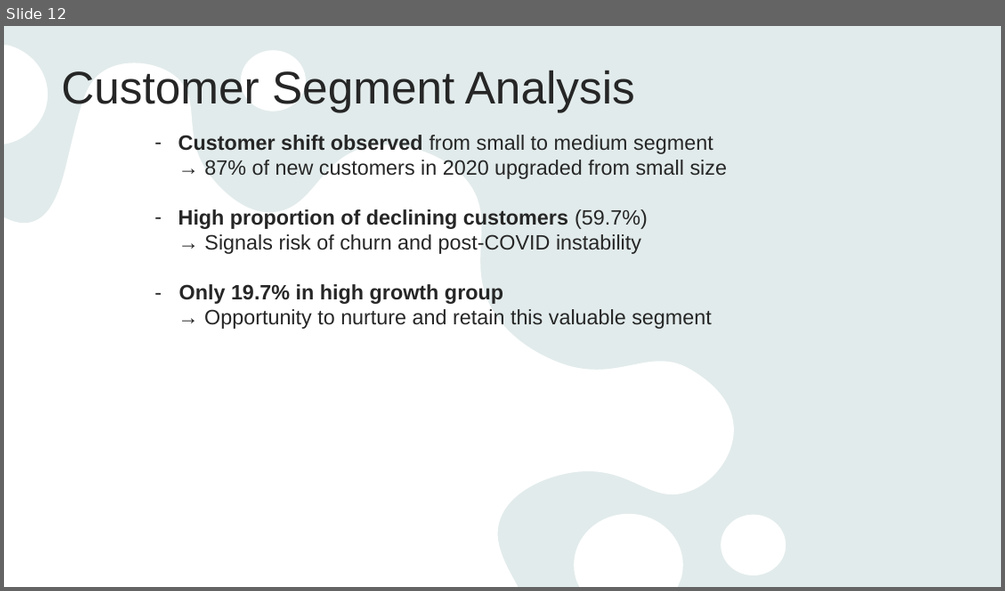
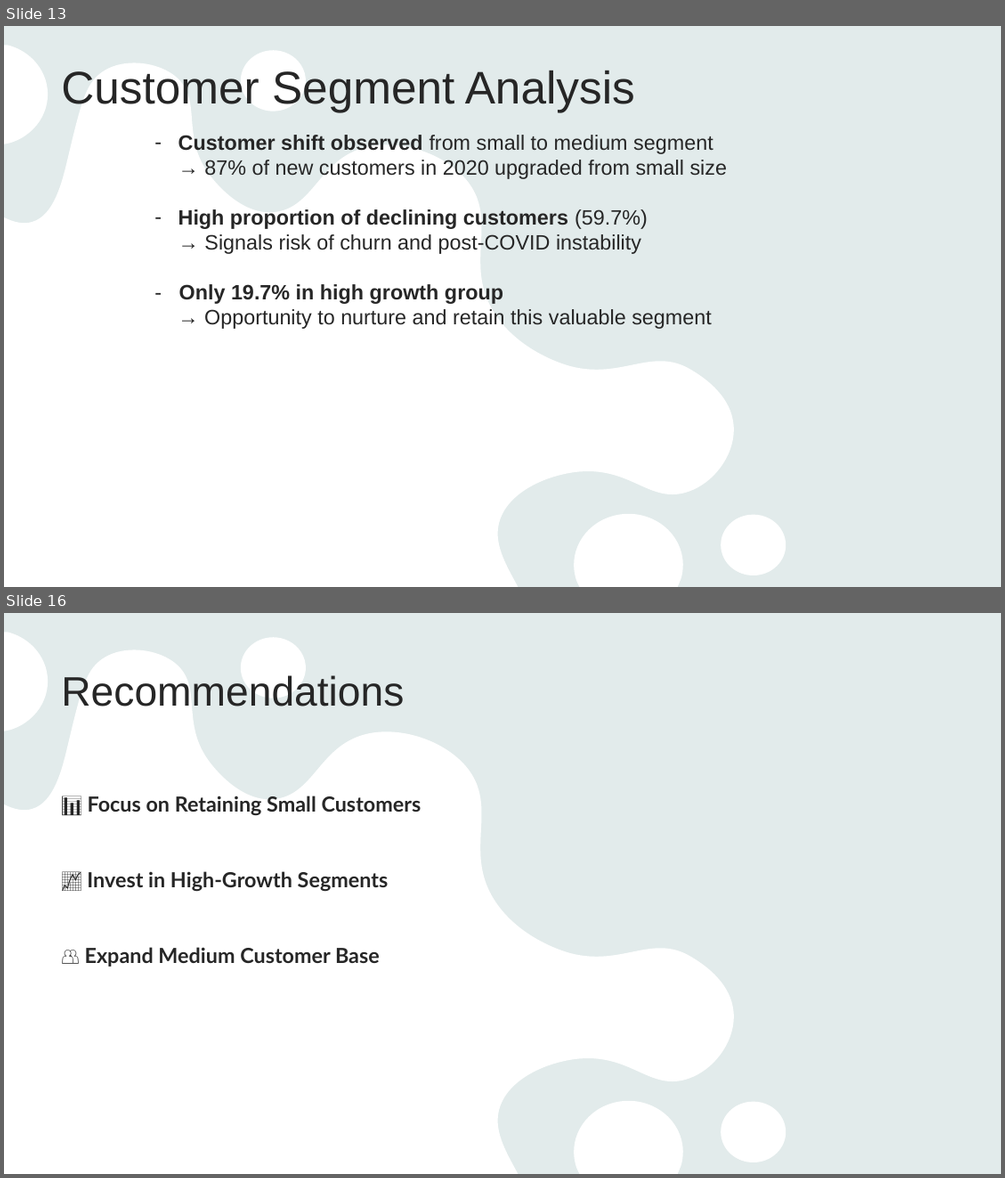
Before and after one commit to anhquanbui/finalprojectg7, a slide deck: Project.pptx. Shown one above the other, each under a label of ours: slide 12 before the commit, slides 13 and 16 after it; the slides between them are not shown. The pictures are 1005x591 and 1005x1178 pixels, drawn with LibreOffice and Linux fonts; fonts in the diff are those of the drawing. Boxes give left, top, right and bottom in pixels: in the first picture for what was removed or moved away, otherwise in the second. Text is boxed around its words. In the diff, an @@ line names an element or a change of style, - is before the commit and + after.

```diff
--- a/Project.pptx
+++ b/Project.pptx
@@ slide 16 added at [4,613,1001,1174], background #E9F3F3; not listed: 2 template elements that a slide beside it also shows @@
@@ title added at [61,675,404,706], 39.6 pt, text #262626 @@
+Recommendations
@@ text added at [85,795,421,966], 20 pt, text #262626, bold @@
+📊 Focus on Retaining Small Customers
+📈 Invest in High-Growth Segments
+👥 Expand Medium Customer Base
@@ what was slide 12 is now slide 13 @@
```
Also in this commit, not shown: 6 slides changed, 4 other slides added, 1 slide removed.
